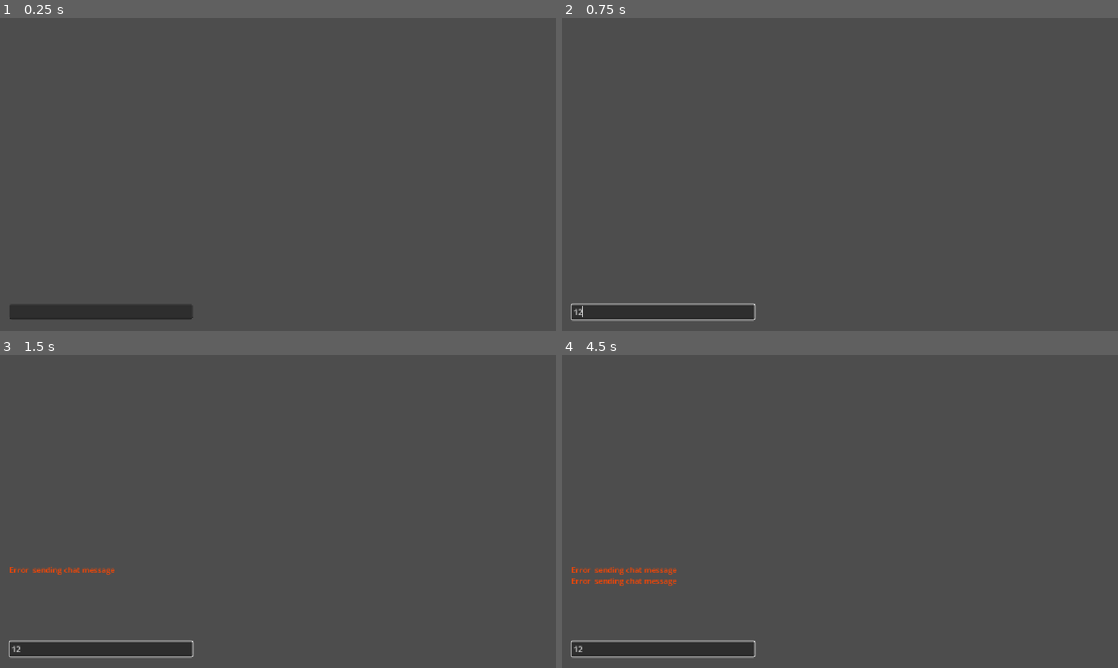
Above: before the commit, frames 1-4 (two rows, left to right).
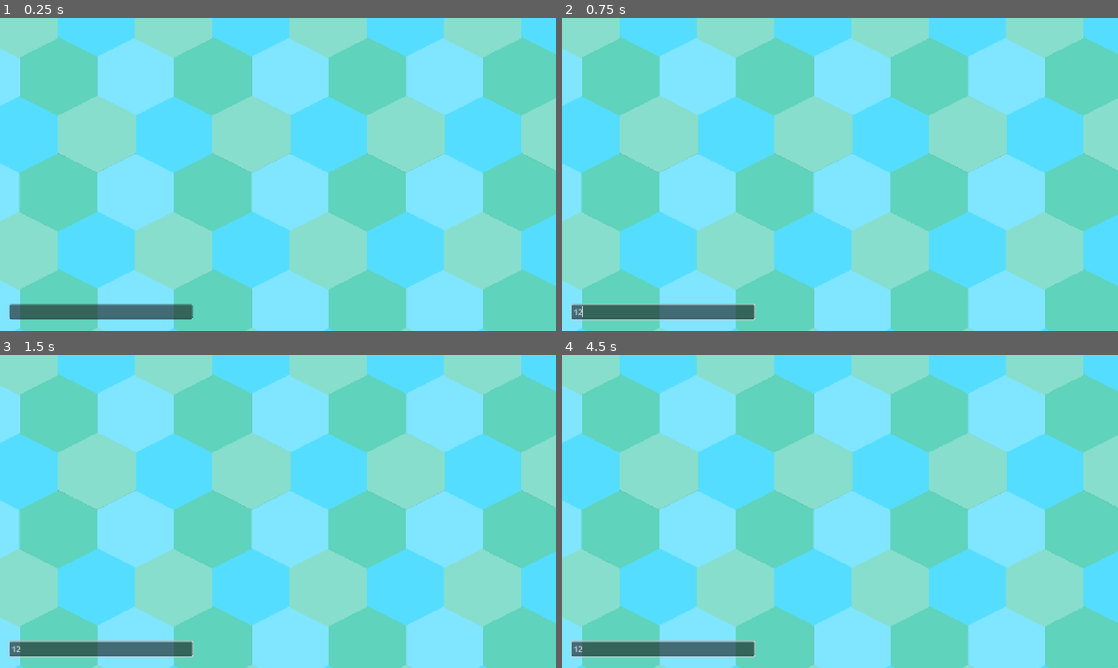
Above: after the commit, the same moments.

Repository: gog-official/Bookworm.io
Game: Godot game, scene res://states/ingame/ingame.tscn
Same seed, same stepped clock (60 frames per second), same inputs: the game is played once before the commit and once after it. This scene is started directly instead of the project's main scene.
Inputs (mouse positions are in pixels of both pictures, inside the frame that each line leads up to):
- Up to frame 1 (0.25 s): no input
- Up to frame 2 (0.75 s): click (662, 312) at 0.52 s; type "12" at 0.6 s
- Up to frame 3 (1.5 s): tap Enter at 1.25 s; move the mouse to (100, 602) at 1.27 s; hold Right from 1.28 s (still down); tap Alt at 1.35 s; click (100, 602) at 1.42 s
- Up to frame 4 (4.5 s): tap Space at 2, 3.5 s; move the mouse to (728, 527) at 2.02 s; release Right at 2.03 s; hold Down 2.03-2.78 s; tap Shift at 2.1, 3.6 s; click (728, 527) at 2.17 s; tap Enter at 2.75, 4.25 s; move the mouse to (895, 442) at 2.77 s; hold Right 2.78-3.53 s; tap Alt at 2.85, 4.35 s; click (895, 442) at 2.92 s; move the mouse to (812, 574) at 3.52 s; hold Up 3.53-4.28 s; click (812, 574) at 3.67 s; move the mouse to (1006, 558) at 4.27 s; hold Left from 4.28 s (still down); click (1006, 558) at 4.42 s

The runs differ from the first frame. In frame 1, 100% of the frame differs, in the area x 0-100%, y 0-100%; in frame 2, 100%; in frame 3, 100%; in frame 4, 100%.
Error after the commit: Parse Error: There is already a variable named "actor" declared in this scope. (res://states/ingame/ingame.gd:60)

Commit message:
Implemented ingame.gd logic and actor logic'

Diff:
--- /dev/null
+++ b/client/objects/actor/actor.gd
@@ -0,0 +1,73 @@
+extends Area2D
+
+const packets := preload("res://packets.gd")
+const Scene := preload("res://objects/actor/actor.tscn")
+const Actor := preload("res://objects/actor/actor.gd")
+
+var actor_id: int
+var actor_name: String
+var start_x: float
+var start_y: float
+var start_rad: float
+var speed: float
+var is_player: bool
+
+var velocity: Vector2
+var radius: float
+
+@onready var _nameplate: Label = $Label
+@onready var _cam: Camera2D = $Camera2D
+@onready var _collision_shape: CircleShape2D = $CollitionShape2D
+
+static func instantiate(actor_id: int, actor_name: String, x: float, y: float, radius: float, speed: float, is_player: bool) -> Actor:
+	var actor := Scene.instantiate()
+	actor.actor_id = actor_id
+	actor.actor_name = actor_name
+	actor.start_x = x
+	actor.start_y = y
+	actor.start_rad = radius
+	actor.speed = speed
+	actor.is_player = is_player
+
+	return actor
+
+# Called when t he node enters the scene tree for the first time.
+func _ready() -> void:
+	position.x = start_x
+	position.y = start_y
+	velocity = Vector2.RIGHT * speed
+	radius = start_rad
+
+	_collision_shape.radius = radius
+	_nameplate.text = actor_name
+
+
+# Called every frame. 'delta' is the elapsed time since the previous frame.
+func _physics_process(delta: float) -> void:
+	position += velocity * delta
+
+	if not is_player:
+		return
+
+	var mouse_pos := get_global_mouse_position()
+
+	var input_vec = position.direction_to(mouse_pos).normalized()
+	if abs(velocity.angle_to(input_vec)) > TAU / 15:
+		velocity = input_vec * speed
+		var packet := packets.Packet.new()
+		var player_direction_message := packet.new_player_direction()
+		player_direction_message.set_direction(velocity.angle())
+		WsClient.send(packet)
+
+func _draw() -> void:
+	draw_circle(Vector2.ZERO, _collision_shape.radius, Color.DARK_ORCHID)
+
+func _input(event):
+	if is_player and event is InputEventMouseButton and event.is_pressed():
+		match event.button_index:
+			MOUSE_BUTTON_WHEEL_UP:
+				_camera.zoom.x = min(4, _camera.zoom.x + 0.1)
+			MOUSE_BUTTON_WHEEL_DOWN:
+				_camera.zoom.x = max(0.1, _camera.zoom.x - 0.1)
+
+			_camera.zoom.y = _camera.zoom.x
--- /dev/null
+++ b/client/objects/actor/actor.tscn
@@ -0,0 +1,30 @@
+[gd_scene format=3 uid="uid://brdsuqtd2p6bl"]
+
+[ext_resource type="Script" uid="uid://dkinob47vy5wb" path="res://objects/actor/actor.gd" id="1_pjc7i"]
+
+[sub_resource type="CircleShape2D" id="CircleShape2D_k5i5t"]
+resource_local_to_scene = true
+
+[node name="Actor" type="Area2D" unique_id=1597265634]
+script = ExtResource("1_pjc7i")
+
+[node name="CollisionShape2D" type="CollisionShape2D" parent="." unique_id=1105490073]
+shape = SubResource("CircleShape2D_k5i5t")
+
+[node name="Label" type="Label" parent="." unique_id=1009866312]
+anchors_preset = 8
+anchor_left = 0.5
+anchor_top = 0.5
+anchor_right = 0.5
+anchor_bottom = 0.5
+offset_left = -20.0
+offset_top = -11.5
+offset_right = 20.0
+offset_bottom = 11.5
+grow_horizontal = 2
+grow_vertical = 2
+text = "Test"
+horizontal_alignment = 1
+vertical_alignment = 1
+
+[node name="Camera2D" type="Camera2D" parent="." unique_id=1635080798]
--- /dev/null
+++ b/client/resources/floor.svg
@@ -0,0 +1,62 @@
+<?xml version="1.0" encoding="UTF-8" standalone="no"?>
+<!-- Created with Inkscape (http://www.inkscape.org/) -->
+
+<svg
+   width="84.666664mm"
+   height="127mm"
+   viewBox="0 0 84.666664 127"
+   version="1.1"
+   id="svg1"
+   xml:space="preserve"
+   xmlns="http://www.w3.org/2000/svg"
+   xmlns:svg="http://www.w3.org/2000/svg"><defs
+     id="defs1" /><g
+     id="layer2"><path
+       style="fill:#80e5ff;stroke-width:0.264583"
+       id="path1"
+       d="M 41.483292,44.422962 21.96648,33.154926 l -1e-6,-22.536074 19.516812,-11.26803718 19.516813,11.26803618 0,22.536074 z"
+       transform="matrix(1.0885791,0,0,0.95111169,-2.4843209,0.62933335)" /><path
+       style="fill:#55ddff;stroke-width:0.264583"
+       id="path1-8"
+       d="M 41.483292,44.422962 21.96648,33.154926 l -1e-6,-22.536074 19.516812,-11.26803718 19.516813,11.26803618 0,22.536074 z"
+       transform="matrix(1.0933721,0,0,0.95111169,-24.074891,32.264306)" /><path
+       style="fill:#55ddff;stroke-width:0.264583"
+       id="path1-8-7"
+       d="M 41.483292,44.422962 21.96648,33.154926 l -1e-6,-22.536074 19.516812,-11.26803718 19.516813,11.26803618 0,22.536074 z"
+       transform="matrix(1.0885791,0,0,0.95111169,18.685667,-31.264843)" /><path
+       style="fill:#55ddff;stroke-width:0.264583"
+       id="path1-8-1"
+       d="M 41.483292,44.422962 21.96648,33.154926 l -1e-6,-22.536074 19.516812,-11.26803718 19.516813,11.26803618 0,22.536074 z"
+       transform="matrix(1.0885791,0,0,0.95111169,18.553375,95.867449)" /><path
+       style="fill:#80e5ff;stroke-width:0.264583"
+       id="path1-7"
+       d="M 41.483292,44.422962 21.96648,33.154926 l -1e-6,-22.536074 19.516812,-11.26803718 19.516813,11.26803618 0,22.536074 z"
+       transform="matrix(1.0885791,0,0,0.95111169,-2.4112653,64.022716)" /><path
+       style="fill:#87decd;stroke-width:0.264583"
+       id="path1-7-2"
+       d="M 41.483292,44.422962 21.96648,33.154926 l -1e-6,-22.536074 19.516812,-11.26803718 19.516813,11.26803618 0,22.536074 z"
+       transform="matrix(1.0885791,0,0,0.95111169,18.275202,32.654859)" /><path
+       style="fill:#87decd;stroke-width:0.264583"
+       id="path1-7-2-4"
+       d="M 41.483292,44.422962 21.96648,33.154926 l -1e-6,-22.536074 19.516812,-11.26803718 19.516813,11.26803618 0,22.536074 z"
+       transform="matrix(1.0976086,0,0,0.95624813,-24.112223,96.054115)" /><path
+       style="fill:#87decd;stroke-width:0.264583"
+       id="path1-7-2-4-5"
+       d="M 41.483292,44.422962 21.96648,33.154926 l -1e-6,-22.536074 19.516812,-11.26803718 19.516813,11.26803618 0,22.536074 z"
+       transform="matrix(1.0885791,0,0,0.95111169,-23.715266,-31.526283)" /><path
+       style="fill:#5fd3bc;stroke-width:0.264583"
+       id="path1-7-2-4-5-8"
+       d="M 41.483292,44.422962 21.96648,33.154926 l -1e-6,-22.536074 19.516812,-11.26803718 19.516813,11.26803618 0,22.536074 z"
+       transform="matrix(1.0885791,0,0,0.95111169,39.695196,0.64533521)" /><path
+       style="fill:#5fd3bc;stroke-width:0.264583"
+       id="path1-7-2-4-5-8-9"
+       d="M 41.483292,44.422962 21.96648,33.154926 l -1e-6,-22.536074 19.516812,-11.26803718 19.516813,11.26803618 0,22.536074 z"
+       transform="matrix(1.0885791,0,0,0.95111169,-44.952308,0.6213395)" /><path
+       style="fill:#5fd3bc;stroke-width:0.264583"
+       id="path1-7-2-4-5-8-9-1"
+       d="M 41.483292,44.422962 21.96648,33.154926 l -1e-6,-22.536074 19.516812,-11.26803718 19.516813,11.26803618 0,22.536074 z"
+       transform="matrix(1.0885791,0,0,0.95111169,-44.856995,64.00752)" /><path
+       style="fill:#5fd3bc;stroke-width:0.264583"
+       id="path1-7-2-4-5-8-9-1-4"
+       d="M 41.483292,44.422962 21.96648,33.154926 l -1e-6,-22.536074 19.516812,-11.26803718 19.516813,11.26803618 0,22.536074 z"
+       transform="matrix(1.0885791,0,0,0.95111169,39.890494,64.486136)" /></g></svg>
--- a/client/states/ingame/ingame.gd
+++ b/client/states/ingame/ingame.gd
@@ -1,9 +1,13 @@
 extends Node
 
 const packets := preload("res://packets.gd")
+const Actor := preload("res://objects/actor/actor.gd")
+
+var _players: Dictionary[int, Actor]
 
 @onready var _line_edit: LineEdit = $UI/LineEdit
 @onready var _log: Log = $UI/Log
+@onready var _world: Node2D = $World
 
 # Called when the node enters the scene tree for the first time.
 func _ready() -> void:
@@ -21,6 +25,8 @@
 	var sender_id := packet.get_sender_id()
 	if packet.has_chat():
 		_handle_chat_msg(sender_id, packet.get_chat())
+	elif packet.has_player():
+		_handle_player_msg(sender_id, packet.get_player())
 
 func _handle_chat_msg(sender_id: int, chat_msg: packets.ChatMessage) -> void:
 	_log.chat("Client %d" % sender_id, chat_msg.get_msg())
@@ -36,3 +42,25 @@
 	else:
 		_log.chat("You", txt)
 		_line_edit.text = ""
+
+func _handle_player_msg(sender_id: int, player_msg: packets.PlayerMessage) -> void:
+	var actor_id := player_msg.get_id()
+	var actor_name := player_msg.get_name()
+	var x := player_msg.get_x()
+	var y := player_msg.get_y()
+	var radius := player_msg.get_radius()
+	var speed := player_msg.get_speed()
+
+	var is_player := actor_id == GameManager.client_id
+
+	var actor := Actor.instantiate(actor_id, actor_name, x, y, radius, speed, is_player)
+	_world.add_child(actor)
+
+	if actor_id not in _players:
+		var actor := Actor.instantiate(actor_id, actor_name,x,y,radius,speed,is_player)
+		_world.add_child(actor)
+		_players[actor_id] = actor
+	else:
+		var actor := _players[actor_id]
+		actor.position.x = x
+		actor.position.y = y
--- a/client/states/ingame/ingame.tscn
+++ b/client/states/ingame/ingame.tscn
@@ -2,6 +2,7 @@
 
 [ext_resource type="Script" uid="uid://cvxa36bcx5dbj" path="res://states/ingame/ingame.gd" id="1_0uskn"]
 [ext_resource type="Script" uid="uid://j22s314pk4mi" path="res://classes/log/log.gd" id="1_b7vyf"]
+[ext_resource type="Texture2D" uid="uid://blnuxwawwgxit" path="res://resources/floor.svg" id="3_q22go"]
 
 [node name="Ingame" type="Node" unique_id=295665299]
 script = ExtResource("1_0uskn")
@@ -21,3 +22,11 @@
 offset_top = 593.0
 offset_right = 399.0
 offset_bottom = 624.0
+
+[node name="World" type="Node2D" parent="." unique_id=295413523]
+
+[node name="Floor" type="Sprite2D" parent="World" unique_id=61571171]
+texture_repeat = 2
+texture = ExtResource("3_q22go")
+region_enabled = true
+region_rect = Rect2(0, 0, 10000, 10000)
Not shown, added: client/objects/actor/actor.gd.uid
Not shown, added: client/resources/floor.svg.import
Not shown, changed: server/db.sqlite
